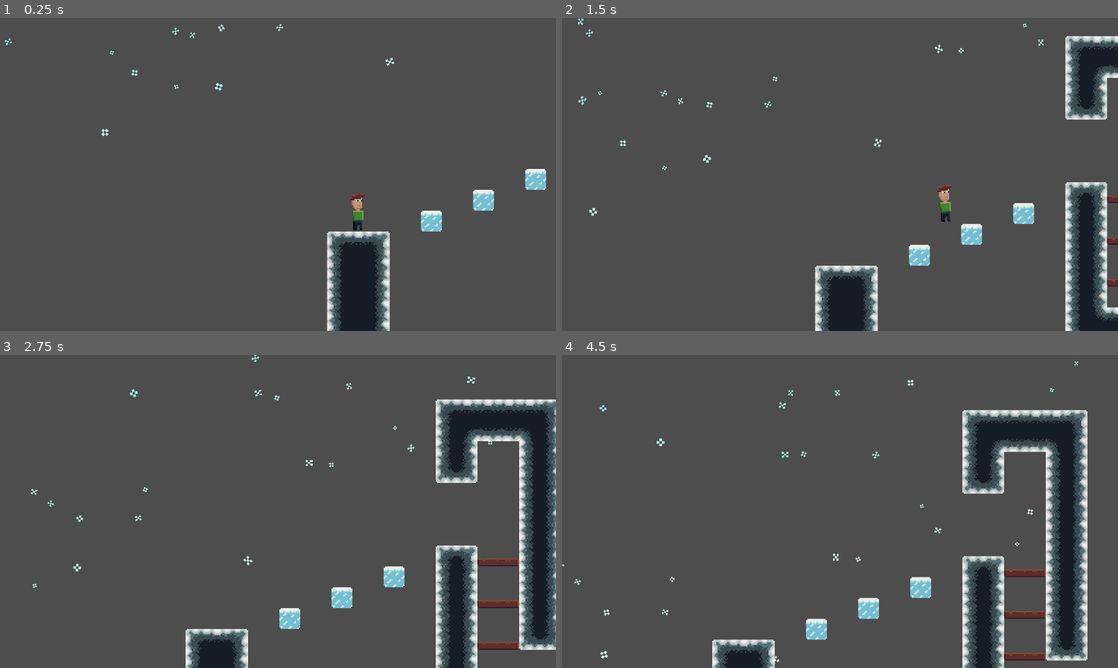
Above: before the commit, frames 1-4 (two rows, left to right).
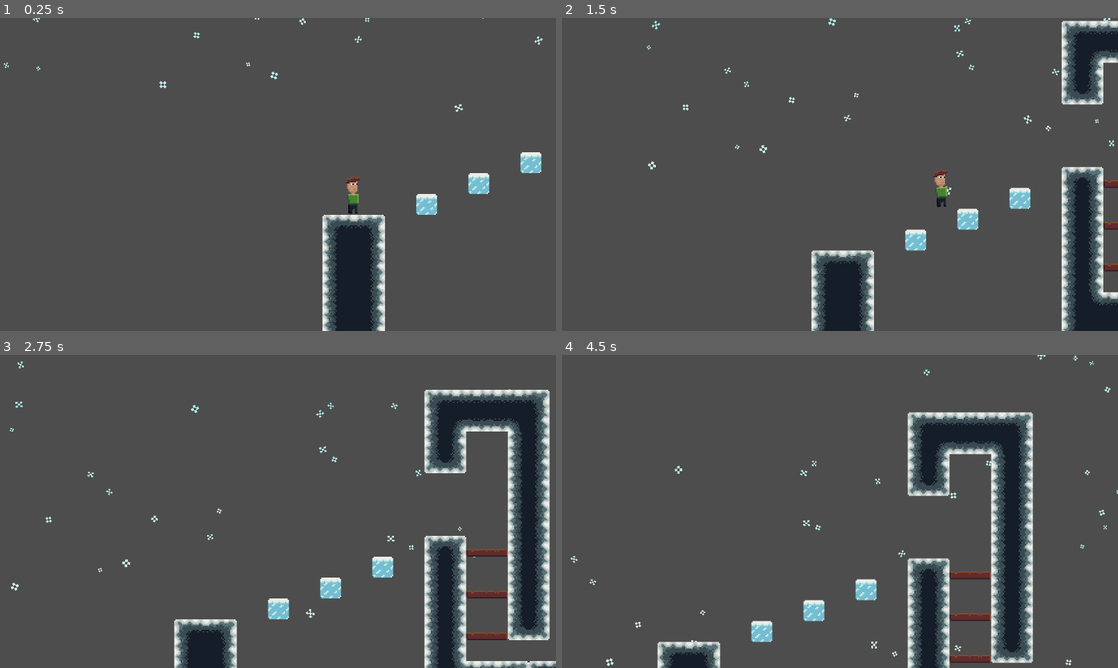
Above: after the commit, the same moments.

Repository: Paprikatto/the-bigger-the-knight
Game: Godot game, scene res://Scenes/levels/level_7.tscn
The game is run twice, just before and just after one commit, with the same random seed, the same clock (stepped at 60 frames per second) and the same inputs. This scene is started directly instead of the project's main scene.
Inputs (mouse positions are in pixels of both pictures, inside the frame that each line leads up to):
- Up to frame 1 (0.25 s): no input
- Up to frame 2 (1.5 s): tap Enter at 0.5 s; move the mouse to (962, 158) at 0.52 s; hold D (move_right) from 0.53 s (still down); click (962, 158) at 0.67 s; tap Space (jump) at 0.77 s; move the mouse to (728, 190) at 1.27 s
- Up to frame 3 (2.75 s): tap Space (jump) at 1.52 s; move the mouse to (333, 442) at 2.02 s; release D (move_right) at 2.03 s; hold A (move_left) from 2.03 s (still down)
- Up to frame 4 (4.5 s): move the mouse to (812, 574) at 2.77 s; release A (move_left) at 2.78 s; hold D (move_right) 2.78-4.28 s; click (812, 574) at 2.92 s; tap Space (jump) at 3.02, 3.77 s; move the mouse to (1006, 558) at 3.52 s; move the mouse to (673, 464) at 4.27 s; hold A (move_left) from 4.28 s (still down)

The runs differ from the first frame. In frame 1, 4.4% of the frame differs, in the area x 0-99%, y 0-100%; in frame 2, 8.9%; in frame 3, 15%; in frame 4, 20%, in the area x 0-100%, y 0-100%.

Commit message:
fire particles

Diff:
--- a/Scenes/camera_path_follow.tscn
+++ b/Scenes/camera_path_follow.tscn
@@ -11,6 +11,7 @@
 [node name="CameraPathFollow2D" type="PathFollow2D"]
 position = Vector2(-11.0074, 0.914368)
 rotation = 0.00986962
+rotates = false
 loop = false
 script = ExtResource("1_kmbsk")
 speed = 30.0
--- /dev/null
+++ b/Scenes/fire_particles.tscn
@@ -0,0 +1,25 @@
+[gd_scene load_steps=2 format=3 uid="uid://d0dh88kyjx78n"]
+
+[sub_resource type="Gradient" id="Gradient_m0fnl"]
+offsets = PackedFloat32Array(0.0266667, 0.4, 0.88, 1)
+colors = PackedColorArray(1, 0.270588, 0, 1, 1, 0.792157, 0, 1, 0.136826, 0.136826, 0.136826, 1, 0, 0, 0, 1)
+
+[node name="Snow" type="Node2D"]
+
+[node name="CPUParticles2D" type="CPUParticles2D" parent="."]
+amount = 128
+lifetime = 5.0
+preprocess = 7.0
+speed_scale = 0.5
+randomness = 1.0
+emission_shape = 3
+emission_rect_extents = Vector2(500, 40)
+gravity = Vector2(0, -50)
+angular_velocity_min = -100.0
+angular_velocity_max = 100.0
+linear_accel_min = -30.0
+linear_accel_max = -20.0
+angle_min = -720.0
+angle_max = 720.0
+scale_amount_max = 2.0
+color_ramp = SubResource("Gradient_m0fnl")
--- a/Scenes/levels/level_10.tscn
+++ b/Scenes/levels/level_10.tscn
@@ -1,7 +1,8 @@
-[gd_scene load_steps=11 format=4 uid="uid://ckl2pfr1fw0du"]
+[gd_scene load_steps=12 format=4 uid="uid://ckl2pfr1fw0du"]
 
 [ext_resource type="PackedScene" uid="uid://bhne10ja43b2n" path="res://Scenes/camera_path_follow.tscn" id="1_enhva"]
 [ext_resource type="PackedScene" uid="uid://b300id47geuj8" path="res://Scenes/player.tscn" id="2_7p1p8"]
+[ext_resource type="PackedScene" uid="uid://d0dh88kyjx78n" path="res://Scenes/fire_particles.tscn" id="2_cjbg2"]
 [ext_resource type="PackedScene" uid="uid://dfv25wchgt50i" path="res://Scenes/portal.tscn" id="3_lw8uj"]
 [ext_resource type="TileSet" uid="uid://b5et77t168nv6" path="res://ground_tileset.tres" id="4_1vtm3"]
 [ext_resource type="PackedScene" uid="uid://c6pjkgtucq8bc" path="res://Scenes/fire.tscn" id="5_0j2u0"]
@@ -24,8 +25,10 @@
 
 [node name="CameraPathFollow2D" parent="Path2D" instance=ExtResource("1_enhva")]
 position = Vector2(-352, -64)
-rotation = 0.823841
 speed = 25.0
+
+[node name="Snow" parent="Path2D/CameraPathFollow2D" instance=ExtResource("2_cjbg2")]
+position = Vector2(105.475, 148.966)
 
 [node name="Player" parent="." instance=ExtResource("2_7p1p8")]
 position = Vector2(-416, -48)
--- a/Scenes/levels/level_3.tscn
+++ b/Scenes/levels/level_3.tscn
@@ -41,7 +41,6 @@
 
 [node name="CameraPathFollow2D" parent="Path2D" instance=ExtResource("4_ok175")]
 position = Vector2(-41, -4)
-rotation = 0.0207224
 
 [node name="Portal" parent="Path2D" instance=ExtResource("5_l2bu1")]
 position = Vector2(624, 91)
--- a/Scenes/levels/level_4.tscn
+++ b/Scenes/levels/level_4.tscn
@@ -51,7 +51,6 @@
 
 [node name="CameraPathFollow2D" parent="Path2D" node_paths=PackedStringArray("slow_down_areas") instance=ExtResource("4_ilrkg")]
 position = Vector2(4, 4)
-rotation = 0.034822
 slow_down_areas = [NodePath("SlowDownArea")]
 
 [node name="SlowDownArea" type="Node2D" parent="Path2D/CameraPathFollow2D"]
--- a/Scenes/levels/level_5.tscn
+++ b/Scenes/levels/level_5.tscn
@@ -28,7 +28,6 @@
 
 [node name="CameraPathFollow2D" parent="Path2D" node_paths=PackedStringArray("slow_down_areas") instance=ExtResource("1_ty566")]
 position = Vector2(-192, -8)
-rotation = -0.54042
 speed = 50.0
 slow_down_areas = [NodePath("SlowDownArea")]
 
--- a/Scenes/levels/level_6.tscn
+++ b/Scenes/levels/level_6.tscn
@@ -30,7 +30,6 @@
 
 [node name="CameraPathFollow2D" parent="Path2D" instance=ExtResource("4_fbb33")]
 position = Vector2(10, 0)
-rotation = 0.164281
 
 [node name="SlowDownArea" type="Node2D" parent="Path2D/CameraPathFollow2D"]
 script = ExtResource("5_uyiuy")
--- a/Scenes/levels/level_7.tscn
+++ b/Scenes/levels/level_7.tscn
@@ -25,7 +25,6 @@
 
 [node name="CameraPathFollow2D" parent="Path2D" instance=ExtResource("1_3yiji")]
 position = Vector2(-264, 16)
-rotation = -0.310998
 speed = 50.0
 
 [node name="Node2D" parent="Path2D/CameraPathFollow2D" instance=ExtResource("2_8dsve")]
--- a/Scenes/levels/level_9.tscn
+++ b/Scenes/levels/level_9.tscn
@@ -1,6 +1,7 @@
-[gd_scene load_steps=11 format=4 uid="uid://c6hb81n5okn5v"]
+[gd_scene load_steps=12 format=4 uid="uid://c6hb81n5okn5v"]
 
 [ext_resource type="PackedScene" uid="uid://bhne10ja43b2n" path="res://Scenes/camera_path_follow.tscn" id="1_i2m8v"]
+[ext_resource type="PackedScene" uid="uid://d0dh88kyjx78n" path="res://Scenes/fire_particles.tscn" id="2_2w1g7"]
 [ext_resource type="PackedScene" uid="uid://b300id47geuj8" path="res://Scenes/player.tscn" id="2_hvbk1"]
 [ext_resource type="PackedScene" uid="uid://dfv25wchgt50i" path="res://Scenes/portal.tscn" id="3_7yxnd"]
 [ext_resource type="TileSet" uid="uid://b5et77t168nv6" path="res://ground_tileset.tres" id="4_vmn6j"]
@@ -24,7 +25,9 @@
 
 [node name="CameraPathFollow2D" parent="Path2D" instance=ExtResource("1_i2m8v")]
 position = Vector2(-344, 0)
-rotation = 0.231091
+
+[node name="Snow" parent="Path2D/CameraPathFollow2D" instance=ExtResource("2_2w1g7")]
+position = Vector2(178.651, 130.552)
 
 [node name="Player" parent="." instance=ExtResource("2_hvbk1")]
 position = Vector2(-416, -8)
--- a/Scenes/levels/magma_1.tscn
+++ b/Scenes/levels/magma_1.tscn
@@ -1,9 +1,10 @@
-[gd_scene load_steps=10 format=4 uid="uid://cq8xu2etee7j8"]
+[gd_scene load_steps=11 format=4 uid="uid://cq8xu2etee7j8"]
 
 [ext_resource type="TileSet" uid="uid://b5et77t168nv6" path="res://ground_tileset.tres" id="1_kgkvt"]
 [ext_resource type="PackedScene" uid="uid://c6pjkgtucq8bc" path="res://Scenes/fire.tscn" id="2_yg760"]
 [ext_resource type="PackedScene" uid="uid://b300id47geuj8" path="res://Scenes/player.tscn" id="3_r4bwo"]
 [ext_resource type="PackedScene" uid="uid://bhne10ja43b2n" path="res://Scenes/camera_path_follow.tscn" id="4_aar1a"]
+[ext_resource type="PackedScene" uid="uid://d0dh88kyjx78n" path="res://Scenes/fire_particles.tscn" id="5_ar8ap"]
 [ext_resource type="PackedScene" uid="uid://ccr5feo2f8yxt" path="res://Scenes/red_button.tscn" id="5_uw2su"]
 [ext_resource type="PackedScene" uid="uid://droppdu32auu3" path="res://Scenes/alien.tscn" id="6_h2pgd"]
 [ext_resource type="PackedScene" uid="uid://csemcf5823c1m" path="res://Scenes/doors.tscn" id="7_r633o"]
@@ -32,7 +33,10 @@
 
 [node name="CameraPathFollow2D" parent="Path2D" instance=ExtResource("4_aar1a")]
 position = Vector2(-9, -6)
-rotation = -0.0310459
+rotation = 0.0
+
+[node name="Snow" parent="Path2D/CameraPathFollow2D" instance=ExtResource("5_ar8ap")]
+position = Vector2(179.013, 195.651)
 
 [node name="RedButton" parent="." instance=ExtResource("5_uw2su")]
 position = Vector2(208, -80)
